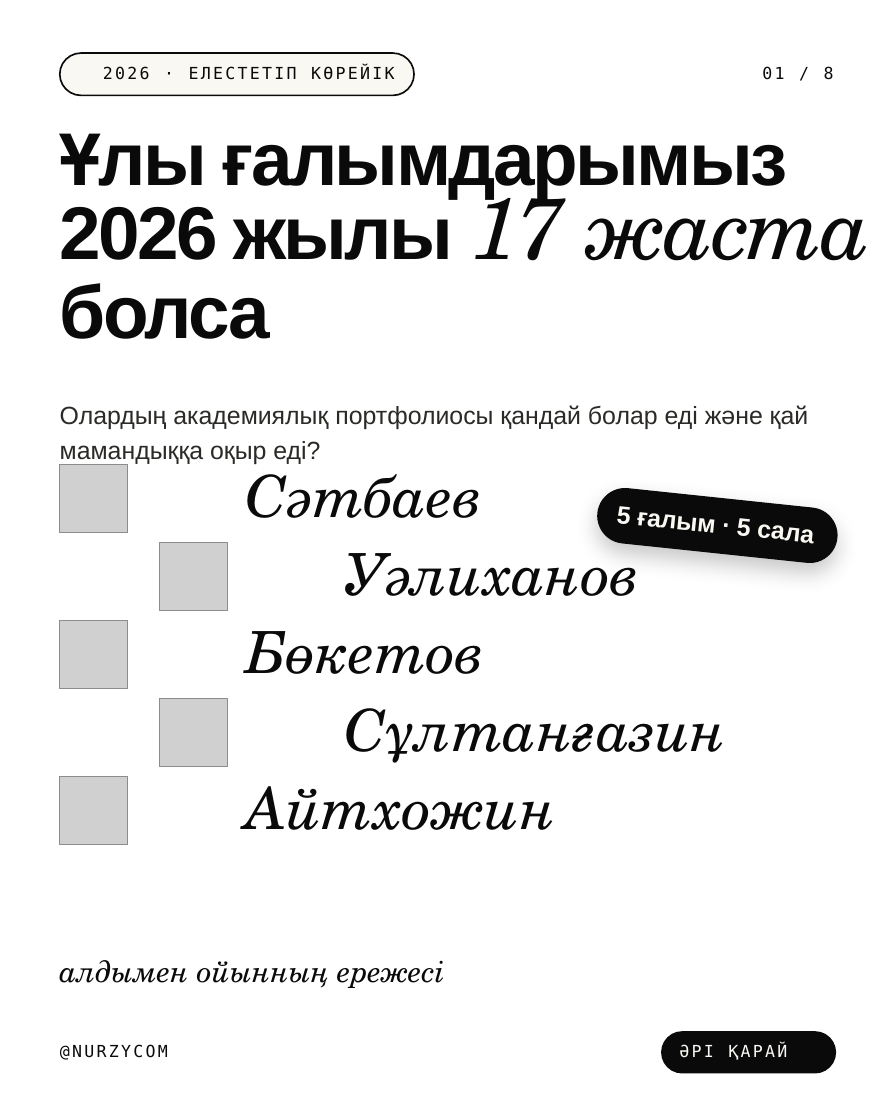
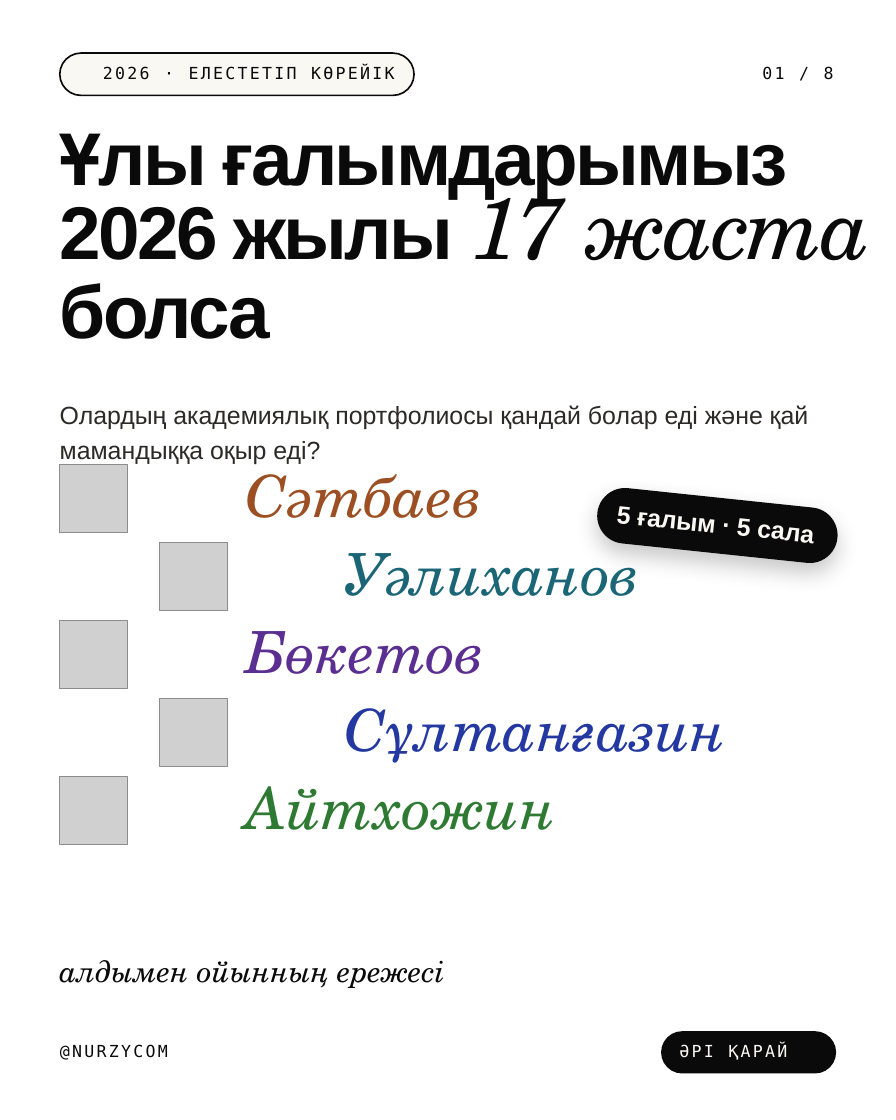
Before and after one commit to galiandojonathan-ship-it1/nurzycom_brand, a slide deck: slide 1 of social/pptx/kz-scientists.pptx. Drawn at 896x1120 pixels with LibreOffice and Linux fonts; fonts in the diff are those of the drawing; grey boxes stand for pictures; background and template pictures are left out. Boxes give left, top, right and bottom in pixels: in the first picture for what was removed or moved away, otherwise in the second. Text is boxed around its words. In the diff, an @@ line names an element or a change of style, - is before the commit and + after.

```diff
--- a/social/pptx/kz-scientists.pptx
+++ b/social/pptx/kz-scientists.pptx
@@ text "Сәтбаев" at [246,462,482,518]: text colour #0A0A0A to #9C4F22 @@
@@ text "Уәлиханов" at [345,540,639,596]: text colour #0A0A0A to #1B6676 @@
@@ text "Бөкетов" at [246,631,485,674]: text colour #0A0A0A to #5B2E91 @@
@@ text "Сұлтанғазин" at [345,708,727,763]: text colour #0A0A0A to #2338A0 @@
@@ text "Айтхожин" at [246,786,556,830]: text colour #0A0A0A to #2F7A33 @@
```
Also in this commit, not shown: 5 other slides changed, 14 other files.
